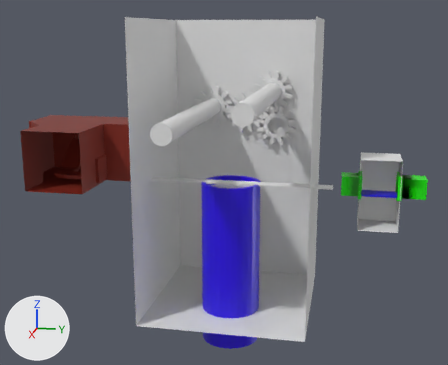
One commit to the FBX model Assets/3DModelChristopher/NiveauUsine.fbx: the scene before it, then after it.
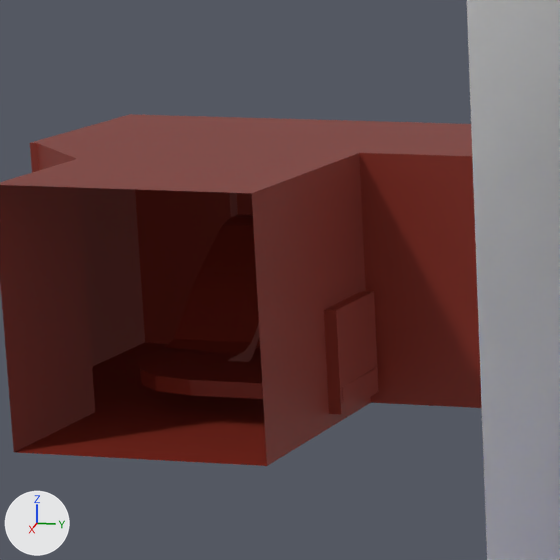
There are two pictures of each version: one whole from a 50 mm camera at (233.0, 112.5, 60.2) aimed at (-2.0, 65.5, 1.4), one close up on the part from 5% to 33% of the width and 24% to 59% of the height. Arrows for +X, +Y and +Z are at lower left; the lights stay in place. Where no turn or scale is listed for an object, it has been applied to the vertices. Vertices at the same position are counted once.

The scene before the commit, as lines of its bpy script (objects in view):
```python
me_cube_007 = bpy.data.meshes.new('Cube.007')
me_cube_007.from_pydata(...)  # 258 vertices, 244 faces; spans x -35.7..11.7, y -20.9..23.2, z -11.7..11.7
me_cube_007.materials.append(mat_material_005)  # red #7e2517
me_cube_012 = bpy.data.meshes.new('Cube.012')
me_cube_012.from_pydata(...)  # 774 vertices, 388 faces; spans x -32.3..32.3, y -32.3..32.3, z -82.4..32.3
ob_uv1 = bpy.data.objects.new('UV1', me_cube_007)
ob_uv1.location = (9.66, 4.03, 11.69)
ob_uv2 = bpy.data.objects.new('UV2', me_cube_012)
ob_uv2.location = (-7.43, 68.68, 32.11)
```
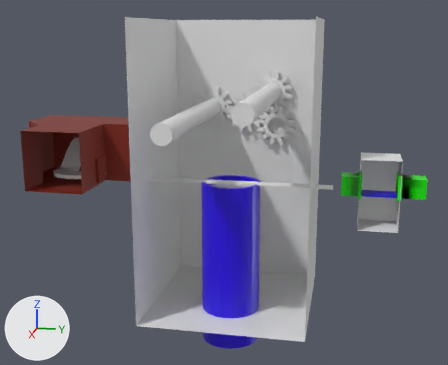
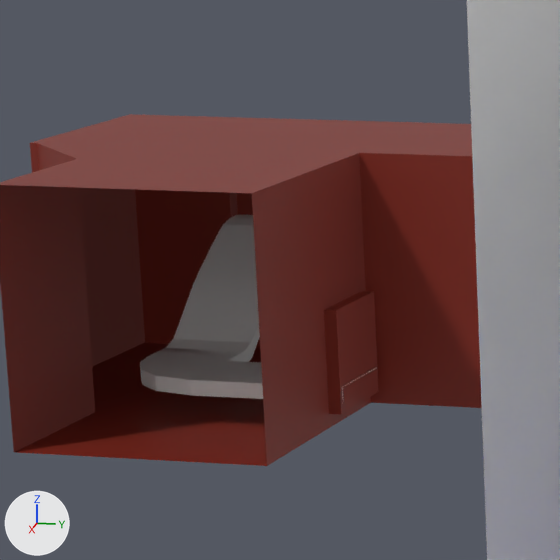
What changed in the scene script:
```text
Add mat_tapis:
    mat_tapis = principled_material('tapis')
    mat_tapis.base_color = (0.8, 0.8, 0.8)  # white #e7e7e7
Change me_cube_007:
    where me_cube_007.from_pydata(...)  # 258 vertices, 244 faces; spans x -35.7..11.7, y -20.9..23.2, z -11.7..11.7
    used by ob_uv1; location = (9.66, 4.03, 11.69)
    me_cube_007 part 1: 87 of the faces centred in x -34.8..-2.4, y -9.9..12.0, z -9.5..1.9 switch from mat_material_005 (red #7e2517) to mat_tapis (white #e7e7e7)
```

Location of each change, [x1, y1, x2, y2] in pixels of the close-ups (560 x 560 px):
part 1 of me_cube_007, recoloured (red to white): [140, 215, 376, 399] in both
